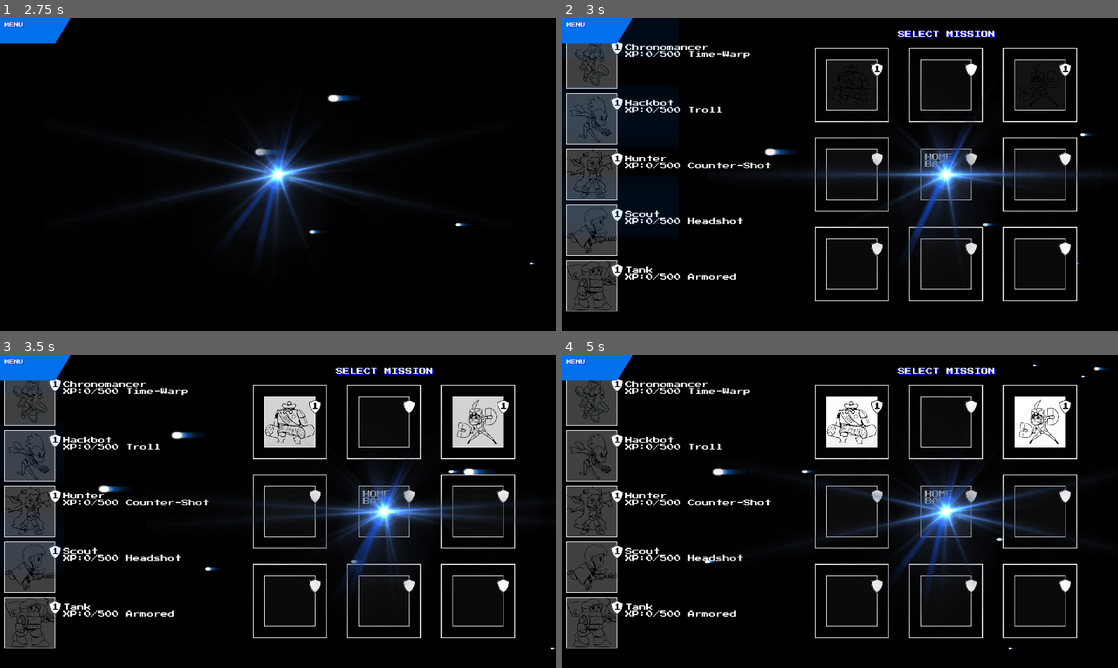
Above: before the commit, frames 1-4 (two rows, left to right).
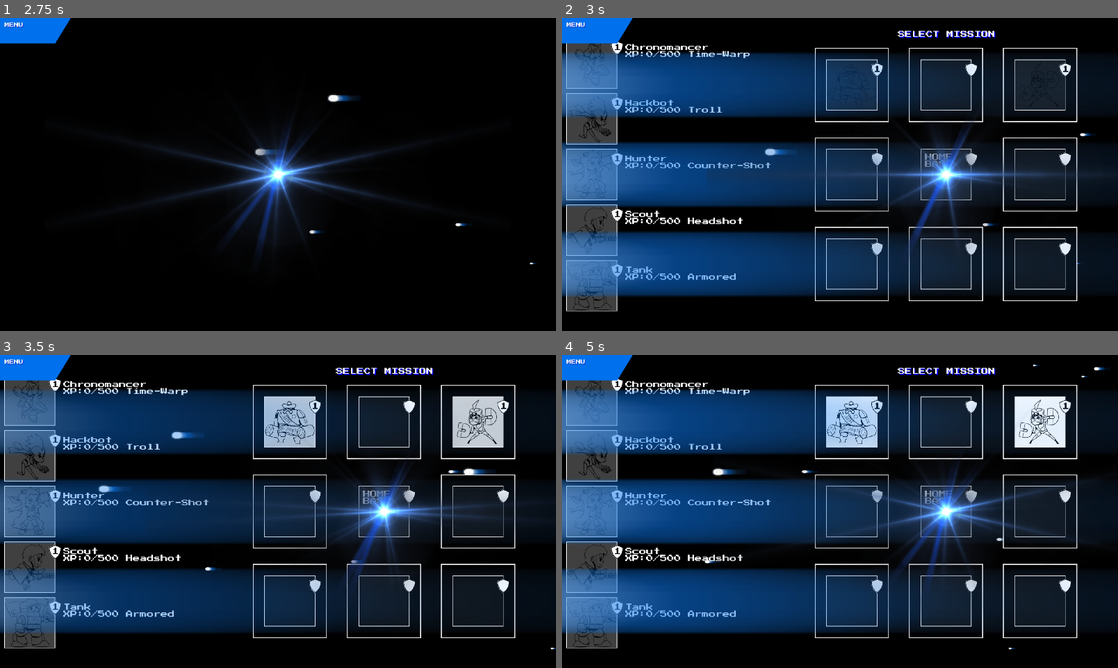
Above: after the commit, the same moments.

Repository: sveinjo/robot-rumble
Game: Godot game, scene res://scenes/charge.tscn
Two runs of this game, one before a commit and one after it. Both use one fixed random seed, a clock stepped at 60 frames per second and the inputs below. Sound files missing from this copy of the repository are replaced by a short silence.
Inputs (mouse positions are in pixels of both pictures, inside the frame that each line leads up to):
- Up to frame 1 (2.75 s): tap Enter at 0.5 s; move the mouse to (400, 158) at 0.52 s; hold D 0.53-1.28 s; tap Delete at 0.6 s; click (400, 158) at 0.67 s; move the mouse to (166, 190) at 1.27 s; hold S 1.28-2.03 s; tap Q at 1.35 s; move the mouse to (333, 105) at 2.02 s; hold D from 2.03 s (still down); hold E from 2.03 s (still down)
- Up to frame 2 (3 s): move the mouse to (812, 237) at 2.77 s; release D at 2.78 s; release E at 2.78 s; hold W from 2.78 s (still down); tap Delete at 2.85 s; click (812, 237) at 2.92 s
- Up to frame 3 (3.5 s): keep holding W
- Up to frame 4 (5 s): move the mouse to (1006, 558) at 3.52 s; release W at 3.53 s; hold Q 3.53-4.28 s; hold A from 3.53 s (still down); move the mouse to (673, 464) at 4.27 s; tap E at 4.35 s

Frame 1 is identical in both runs. In frame 2, 51% of the frame differs, in the area x 0-100%, y 0-90%; in frame 3, 42%; in frame 4, 51%.

Commit message:
Tweaks to layout.

Diff:
--- a/diagame/scenes/particle_overlay.tscn
+++ b/diagame/scenes/particle_overlay.tscn
@@ -4,7 +4,7 @@
 [ext_resource type="Texture2D" uid="uid://star1b" path="res://assets/sprites/Star1b.png" id="2_star1b"]
 
 [node name="ParticleOverlay" type="Sprite2D"]
-z_index = -69
+z_index = 5
 texture = ExtResource("2_star1b")
 script = ExtResource("1_particle_overlay")
 
--- a/diagame/scripts/particle_overlay.gd
+++ b/diagame/scripts/particle_overlay.gd
@@ -2,31 +2,29 @@
 
 # Animated overlay stripe that moves across the screen
 var fade: bool = true
-var speed: float = -6.0  # Move left
+var alpha_step_per_frame: float = 0.008
 
 func _ready():
 	# Set the large scale like in GameMaker
+	centered = false
 	scale = Vector2(40, 11)
+	texture_filter = CanvasItem.TEXTURE_FILTER_LINEAR
+	modulate.a = 1.0
 
 func _process(delta):
-	# Handle fading animation
-	var temp_alpha = clamp(modulate.a, 0.0, 1.0)
+	# Copy GameMaker step logic: pulse between alpha 1.0 and 0.5 in fixed increments.
+	var alpha: float = clampf(modulate.a, 0.0, 1.0)
+	var frame_scale: float = delta * 60.0
 
 	if fade:
-		if temp_alpha > 0:
-			modulate.a -= 0.008
-		if temp_alpha <= 0.5:
+		if alpha > 0.0:
+			alpha -= alpha_step_per_frame * frame_scale
+		if alpha <= 0.5:
 			fade = false
 	else:
-		if temp_alpha < 1:
-			modulate.a += 0.008
-		if temp_alpha >= 1:
+		if alpha < 1.0:
+			alpha += alpha_step_per_frame * frame_scale
+		if alpha >= 1.0:
 			fade = true
 
-	# Move the stripe
-	position.x += speed
-
-	# Destroy when off screen
-	var tex_width: float = texture.get_width() if texture != null else 64.0
-	if position.x <= -tex_width * scale.x:
-		queue_free()
+	modulate.a = clampf(alpha, 0.0, 1.0)
